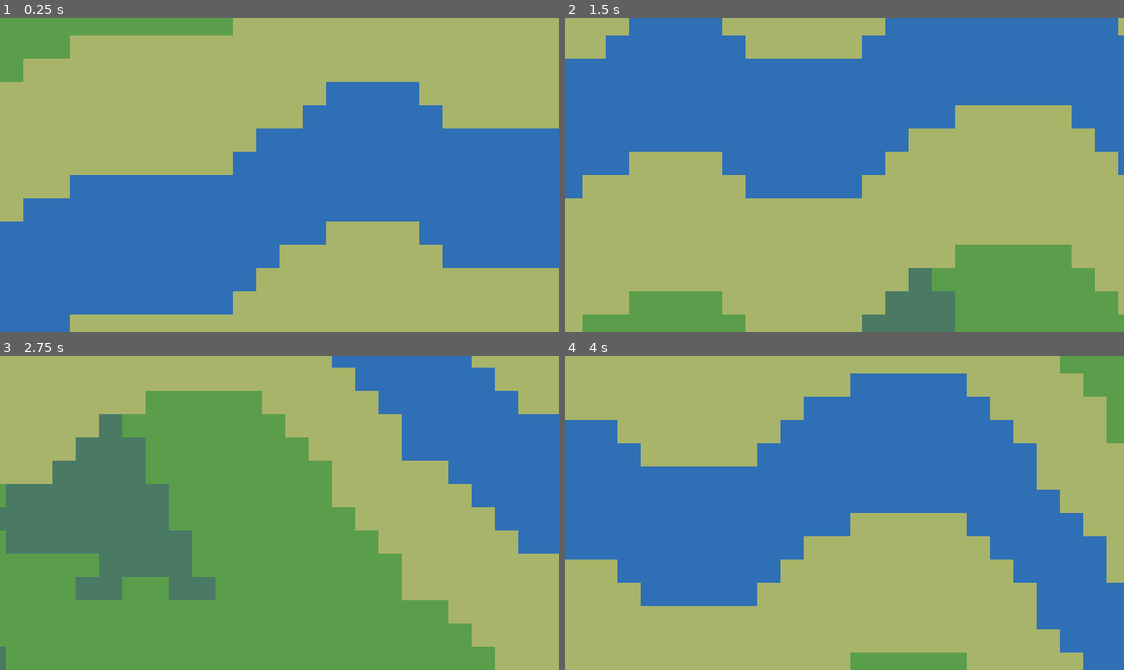
Above: before the commit, frames 1-4 (two rows, left to right).
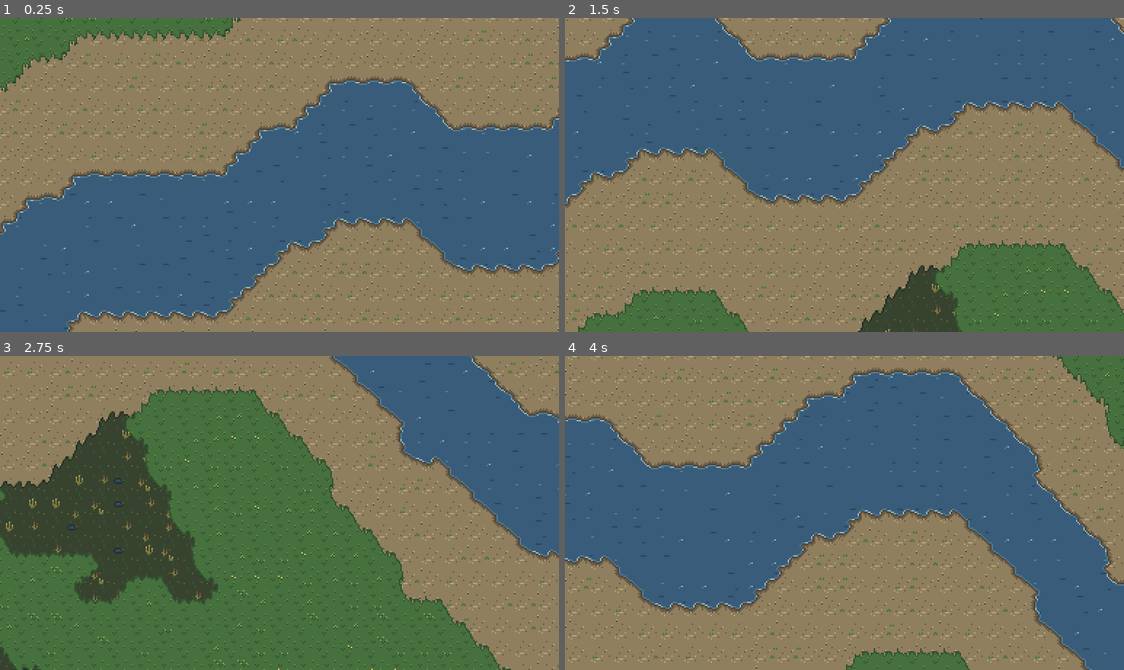
Above: after the commit, the same moments.

Repository: gentoomaniac/sandbox-game
Game: Godot game, scene res://game/scenes/main.tscn
The game is run twice, just before and just after one commit, with the same random seed, the same clock (stepped at 60 frames per second) and the same inputs.
Inputs:
- Up to frame 1 (0.25 s): no input
- Up to frame 2 (1.5 s): tap Enter at 0.5 s; hold Right (ui_right) 0.53-1.28 s; hold Down (ui_down) from 1.28 s (still down)
- Up to frame 3 (2.75 s): release Down (ui_down) at 2.03 s; hold Right (ui_right) from 2.03 s (still down)
- Up to frame 4 (4 s): release Right (ui_right) at 2.78 s; hold Up (ui_up) 2.78-3.53 s; hold Left (ui_left) from 3.53 s (still down)

The runs differ from the first frame. In frame 1, 99% of the frame differs, in the area x 0-100%, y 0-100%; in frame 2, 99%; in frame 3, 99%; in frame 4, 99%.

Commit message:
Art pass 1: palette, generated terrain tiles and dual-grid rendering
Task 5. Terrain gets real 16x16 pixel art with soft transitions instead of
flat placeholder colours.

- tools/art/generate.py (make assets, Pillow pinned in make setup): one
  32-colour palette, one function per terrain (water, floodplain, wetland,
  grass, soil), a shared edge-mask helper for the 15 dual-grid edge shapes,
  and several full-tile variants per terrain. Output is deterministic and
  committed; every PNG under assets/ is checked against the palette.
- TerrainTileset replaces PlaceholderTileset: builds the TileSet from
  assets/terrain.png and holds the dual-grid rules (corner mask, fallback for
  corners in unloaded chunks, atlas cell per layer/mask/variant).
- WorldView draws one half-tile-offset TileMapLayer per terrain layer. Only
  the corners' own layers are drawn, so no in-between terrain peeks out from
  under an edge. Loading a chunk redraws its neighbours' border cells, which
  used a fallback while it was missing.
- Loading a chunk now takes ~4.5 ms, so the per-frame cap drops to 1.
- make screenshot (--at/--screenshot debug flags) saves a frame and quits.

Co-Authored-By: Claude Opus 5.5 <noreply@anthropic.com>

Diff:
--- a/game/scenes/main.gd
+++ b/game/scenes/main.gd
@@ -1,8 +1,14 @@
 extends Node2D
 ## Debug scene: a world with a camera moved by the arrow keys. The player replaces it.
+##
+## Debug flags (after `--` on the Godot command line, see `make screenshot`):
+## `--at=<x>,<y>` starts the camera at that world tile; `--screenshot=<path>` saves one
+## frame as PNG once streaming has settled, then quits.
 
 const WORLD_SEED := 1
 const CAMERA_SPEED := 240.0  # pixels per second
+
+var _screenshot_path := ""
 
 @onready var _view: WorldView = $WorldView
 @onready var _camera: Camera2D = $Camera2D
@@ -10,9 +16,25 @@
 
 func _ready() -> void:
 	_view.show_world(World.new(WORLD_SEED))
+	for arg in OS.get_cmdline_user_args():
+		if arg.begins_with("--at="):
+			var tile := arg.trim_prefix("--at=").split_floats(",")
+			_camera.position = Vector2(tile[0], tile[1]) * TerrainTileset.TILE_SIZE
+		elif arg.begins_with("--screenshot="):
+			_screenshot_path = arg.trim_prefix("--screenshot=")
 
 
 func _process(delta: float) -> void:
 	var direction := Input.get_vector("ui_left", "ui_right", "ui_up", "ui_down")
 	_camera.position += direction * CAMERA_SPEED * delta
-	_view.set_focus(Vector2i((_camera.position / PlaceholderTileset.TILE_SIZE).floor()))
+	_view.set_focus(Vector2i((_camera.position / TerrainTileset.TILE_SIZE).floor()))
+	if _screenshot_path != "" and _view.is_settled:
+		_save_screenshot_and_quit()
+
+
+func _save_screenshot_and_quit() -> void:
+	# Draws now instead of waiting for the next frame, which never comes while the window
+	# can't be shown (e.g. a locked screen).
+	RenderingServer.force_draw(false)
+	get_viewport().get_texture().get_image().save_png(_screenshot_path)
+	get_tree().quit()
--- a/game/scenes/placeholder_tileset.gd
+++ /dev/null
@@ -1,38 +0,0 @@
-class_name PlaceholderTileset
-extends RefCounted
-## Flat-colour stand-in for the real tileset. The atlas has one tile per terrain in a
-## single row, in Tile.Terrain order. Real art replaces build() and keeps atlas_cell();
-## a normal-map texture can later be added as a second layer of the same atlas source.
-
-const TILE_SIZE := 16
-const SOURCE_ID := 0
-## Indexed by Tile.Terrain.
-const COLORS: Array[Color] = [
-	Color("5a9e4b"),  # grass
-	Color("7a5230"),  # soil
-	Color("2f6fb5"),  # water
-	Color("4a7a64"),  # wetland
-	Color("a8b46a"),  # floodplain
-]
-
-
-## Where a terrain's tile sits in the atlas.
-static func atlas_cell(terrain: Tile.Terrain) -> Vector2i:
-	return Vector2i(terrain, 0)
-
-
-static func build() -> TileSet:
-	var image := Image.create_empty(TILE_SIZE * COLORS.size(), TILE_SIZE, false, Image.FORMAT_RGBA8)
-	for terrain in COLORS.size():
-		image.fill_rect(Rect2i(terrain * TILE_SIZE, 0, TILE_SIZE, TILE_SIZE), COLORS[terrain])
-
-	var source := TileSetAtlasSource.new()
-	source.texture = ImageTexture.create_from_image(image)
-	source.texture_region_size = Vector2i(TILE_SIZE, TILE_SIZE)
-	for terrain in COLORS.size():
-		source.create_tile(atlas_cell(terrain as Tile.Terrain))
-
-	var tile_set := TileSet.new()
-	tile_set.tile_size = Vector2i(TILE_SIZE, TILE_SIZE)
-	tile_set.add_source(source, SOURCE_ID)
-	return tile_set
--- /dev/null
+++ b/game/scenes/terrain_tileset.gd
@@ -0,0 +1,101 @@
+class_name TerrainTileset
+extends RefCounted
+## The terrain atlas made by tools/art/generate.py, as a TileSet, plus the dual-grid rules
+## that pick a tile from it.
+##
+## Dual grid: each terrain layer is offset by half a tile, so the 4 corners of a layer cell
+## sit on the centres of 4 world tiles. Terrains are stacked by priority, and a layer draws
+## the shape given by its mask: which of the 4 corner tiles are on that layer or above.
+##
+## Atlas layout: one row per layer, bottom to top. Columns 0..14 hold the edge shapes for
+## masks 0..14 (0 is empty), columns from FULL on hold the full-tile variants.
+
+## Draw order and atlas row, bottom to top.
+enum Layer { WATER, FLOODPLAIN, WETLAND, GRASS, SOIL }
+
+const TILE_SIZE := 16
+const SOURCE_ID := 0
+const ATLAS_PATH := "res://assets/terrain.png"
+
+## Corner bits of a mask, as in the generator.
+const TOP_LEFT := 1
+const TOP_RIGHT := 2
+const BOTTOM_LEFT := 4
+const BOTTOM_RIGHT := 8
+const FULL := 15
+
+## A corner whose tile is not loaded.
+const MISSING := -1
+
+const LAYER_COUNT := 5
+## Layer per terrain, indexed by Tile.Terrain.
+const LAYER_OF_TERRAIN: Array[Layer] = [
+	Layer.GRASS, Layer.SOIL, Layer.WATER, Layer.WETLAND, Layer.FLOODPLAIN
+]
+
+var tile_set := TileSet.new()
+var _full_variant_counts: Array[int] = []
+
+
+## Builds a tile for every non-empty atlas cell, so the generator alone decides how many
+## full variants each layer has.
+func _init() -> void:
+	var texture: Texture2D = load(ATLAS_PATH)
+	var image := texture.get_image()
+	var source := TileSetAtlasSource.new()
+	source.texture = texture
+	source.texture_region_size = Vector2i(TILE_SIZE, TILE_SIZE)
+	var columns := image.get_width() / TILE_SIZE
+	for layer in LAYER_COUNT:
+		var full_variants := 0
+		for column in columns:
+			var region := Rect2i(column * TILE_SIZE, layer * TILE_SIZE, TILE_SIZE, TILE_SIZE)
+			if image.get_region(region).is_invisible():
+				continue
+			source.create_tile(Vector2i(column, layer))
+			if column >= FULL:
+				full_variants += 1
+		assert(full_variants > 0, "Atlas row %d has no full tile" % layer)
+		_full_variant_counts.append(full_variants)
+	tile_set.tile_size = Vector2i(TILE_SIZE, TILE_SIZE)
+	tile_set.add_source(source, SOURCE_ID)
+
+
+## Which corners are on `layer` or above. `corners` holds the layers of the top-left,
+## top-right, bottom-left and bottom-right tile.
+static func mask_for(corners: PackedInt32Array, layer: int) -> int:
+	var mask := 0
+	if corners[0] >= layer:
+		mask |= TOP_LEFT
+	if corners[1] >= layer:
+		mask |= TOP_RIGHT
+	if corners[2] >= layer:
+		mask |= BOTTOM_LEFT
+	if corners[3] >= layer:
+		mask |= BOTTOM_RIGHT
+	return mask
+
+
+## Replaces MISSING corners with a loaded neighbour in the same cell: the one beside it,
+## else the one above or below, else the diagonal one. That makes the terrain simply run on
+## into a chunk that is not loaded yet, until it loads and the cell is redrawn.
+static func fill_missing_corners(corners: PackedInt32Array) -> void:
+	if not corners.has(MISSING):
+		return
+	var loaded := corners.duplicate()
+	for corner in 4:
+		if loaded[corner] != MISSING:
+			continue
+		# Corner index bit 0 is the column and bit 1 the row, so XOR finds neighbours.
+		for partner: int in [corner ^ 1, corner ^ 2, corner ^ 3]:
+			if loaded[partner] != MISSING:
+				corners[corner] = loaded[partner]
+				break
+
+
+## The one place a (layer, mask) becomes a look. Full tiles pick a variant from the cell's
+## position, so the choice is stable but does not repeat visibly.
+func atlas_cell(layer: int, mask: int, cell: Vector2i) -> Vector2i:
+	if mask != FULL:
+		return Vector2i(mask, layer)
+	return Vector2i(FULL + hash(cell) % _full_variant_counts[layer], layer)
--- a/game/scenes/world_view.gd
+++ b/game/scenes/world_view.gd
@@ -1,25 +1,44 @@
 class_name WorldView
 extends Node2D
-## Renders a World with one TileMapLayer and streams chunks in and out around a focus.
+## Renders a World and streams chunks in and out around a focus.
 ##
-## One layer for the whole world (not one per chunk): tiles use world coordinates, and
-## loading or unloading a chunk is just filling or erasing its 32x32 cells, with no nodes
-## to create or free.
+## One TileMapLayer per terrain layer for the whole world (not per chunk), drawn as a dual
+## grid (see TerrainTileset): cell (x, y) of every layer is shifted half a tile up and left,
+## so its corners sit on world tiles (x - 1, y - 1) to (x, y). A chunk owns the cells whose
+## bottom-right tile is its own, so loading or unloading it fills or erases those cells,
+## with no nodes to create or free.
 
 const LOAD_RADIUS := 3
 const UNLOAD_RADIUS := 5
-## Generating a chunk takes ~2 ms and drawing it ~1 ms; this keeps a frame well under 16 ms.
-const MAX_LOADS_PER_FRAME := 2
+## Loading a chunk (generating it and drawing its dual-grid layers) takes ~4.5 ms, at
+## worst ~6.5 ms. One per frame keeps a frame well under 16 ms and still streams far
+## faster than the camera moves.
+const MAX_LOADS_PER_FRAME := 1
+
+## The 4 corner tiles of a cell, in mask order: top-left, top-right, bottom-left,
+## bottom-right.
+const CORNER_OFFSETS: Array[Vector2i] = [
+	Vector2i(-1, -1), Vector2i(0, -1), Vector2i(-1, 0), Vector2i(0, 0)
+]
 
 var world: World
+## True once every chunk around the focus is loaded.
+var is_settled := false
 var _generator: WorldGenerator
-var _layer := TileMapLayer.new()
 var _focus_chunk := Vector2i.ZERO
+var _tileset := TerrainTileset.new()
+## Indexed by TerrainTileset.Layer.
+var _layers: Array[TileMapLayer] = []
 
 
 func _ready() -> void:
-	_layer.tile_set = PlaceholderTileset.build()
-	add_child(_layer)
+	for layer in TerrainTileset.LAYER_COUNT:
+		var tile_map := TileMapLayer.new()
+		tile_map.name = TerrainTileset.Layer.keys()[layer].capitalize()
+		tile_map.tile_set = _tileset.tile_set
+		tile_map.position = -Vector2(TerrainTileset.TILE_SIZE, TerrainTileset.TILE_SIZE) / 2
+		add_child(tile_map)
+		_layers.append(tile_map)
 
 
 func show_world(world_to_show: World) -> void:
@@ -43,31 +62,93 @@
 	var to_load: Array = plan["load"]
 	for coords: Vector2i in to_load.slice(0, MAX_LOADS_PER_FRAME):
 		_load_chunk(coords)
+	is_settled = to_load.is_empty()
 
 
 ## Redraws one tile after its state changed. Call it after any Chunk setter.
 func redraw_tile(world_pos: Vector2i) -> void:
-	var chunk := world.chunk_at(Chunk.world_to_chunk(world_pos))
-	if chunk != null:
-		_draw_tile(chunk, Chunk.local_pos(world_pos))
+	# The tile is a corner of the 4 cells around it.
+	for offset: Vector2i in CORNER_OFFSETS:
+		_redraw_cell(world_pos - offset)
 
 
 func _load_chunk(coords: Vector2i) -> void:
 	var chunk := _generator.generate_chunk(coords)
 	world.add_chunk(chunk)
+	var origin := Chunk.to_world(coords, Vector2i.ZERO)
+	# The corners of the chunk's cells: its own tiles plus the row above and the column to
+	# the left. Reading them once, mostly straight from the chunk, is several times faster
+	# than looking up 4 corners per cell through the world.
+	var size := Chunk.CHUNK_SIZE + 1
+	var corner_layers := PackedInt32Array()
+	corner_layers.resize(size * size)
+	for y in size:
+		for x in size:
+			var local := Vector2i(x - 1, y - 1)
+			if x == 0 or y == 0:
+				corner_layers[y * size + x] = _layer_at(origin + local)
+			else:
+				corner_layers[y * size + x] = TerrainTileset.LAYER_OF_TERRAIN[chunk.terrain_at(
+					local
+				)]
 	for y in Chunk.CHUNK_SIZE:
 		for x in Chunk.CHUNK_SIZE:
-			_draw_tile(chunk, Vector2i(x, y))
+			var top_left := y * size + x
+			var corners := PackedInt32Array(
+				[
+					corner_layers[top_left],
+					corner_layers[top_left + 1],
+					corner_layers[top_left + size],
+					corner_layers[top_left + size + 1]
+				]
+			)
+			_draw_cell_corners(origin + Vector2i(x, y), corners)
+	# The right and bottom neighbours' border cells drew this chunk's tiles with a fallback
+	# while it was missing. Now they can blend properly.
+	for i in Chunk.CHUNK_SIZE + 1:
+		_redraw_cell(origin + Vector2i(Chunk.CHUNK_SIZE, i))
+	for i in Chunk.CHUNK_SIZE:
+		_redraw_cell(origin + Vector2i(i, Chunk.CHUNK_SIZE))
 
 
 func _unload_chunk(coords: Vector2i) -> void:
+	var origin := Chunk.to_world(coords, Vector2i.ZERO)
 	for y in Chunk.CHUNK_SIZE:
 		for x in Chunk.CHUNK_SIZE:
-			_layer.erase_cell(Chunk.to_world(coords, Vector2i(x, y)))
+			for tile_map in _layers:
+				tile_map.erase_cell(origin + Vector2i(x, y))
 	world.remove_chunk(coords)
 
 
-## The one place a tile's state becomes a look.
-func _draw_tile(chunk: Chunk, local: Vector2i) -> void:
-	var atlas_cell := PlaceholderTileset.atlas_cell(chunk.terrain_at(local))
-	_layer.set_cell(Chunk.to_world(chunk.coords, local), PlaceholderTileset.SOURCE_ID, atlas_cell)
+## Redraws a cell if the chunk that owns it is loaded.
+func _redraw_cell(cell: Vector2i) -> void:
+	if not world.is_chunk_loaded(Chunk.world_to_chunk(cell)):
+		return
+	var corners := PackedInt32Array()
+	for offset: Vector2i in CORNER_OFFSETS:
+		corners.append(_layer_at(cell + offset))
+	_draw_cell_corners(cell, corners)
+
+
+## The one place tile state becomes a look: the layers of a cell's 4 corner tiles (in
+## CORNER_OFFSETS order, MISSING where not loaded) decide which layers it draws and with
+## which shapes.
+func _draw_cell_corners(cell: Vector2i, corners: PackedInt32Array) -> void:
+	TerrainTileset.fill_missing_corners(corners)
+	# Only the corners' own layers are drawn. The lowest one is full and hides everything
+	# below it, and a layer between two corner terrains would peek out from under the
+	# upper one's edge.
+	for layer in TerrainTileset.LAYER_COUNT:
+		if not corners.has(layer):
+			_layers[layer].erase_cell(cell)
+		else:
+			var mask := TerrainTileset.mask_for(corners, layer)
+			var atlas_cell := _tileset.atlas_cell(layer, mask, cell)
+			_layers[layer].set_cell(cell, TerrainTileset.SOURCE_ID, atlas_cell)
+
+
+func _layer_at(world_pos: Vector2i) -> int:
+	var chunk := world.chunk_at(Chunk.world_to_chunk(world_pos))
+	if chunk == null:
+		return TerrainTileset.MISSING
+	return TerrainTileset.LAYER_OF_TERRAIN[chunk.terrain_at(Chunk.local_pos(world_pos))]
--- /dev/null
+++ b/tests/test_terrain_tileset.gd
@@ -0,0 +1,85 @@
+extends GutTest
+
+const MISSING := TerrainTileset.MISSING
+const WATER := TerrainTileset.Layer.WATER
+const FLOODPLAIN := TerrainTileset.Layer.FLOODPLAIN
+const WETLAND := TerrainTileset.Layer.WETLAND
+const GRASS := TerrainTileset.Layer.GRASS
+const SOIL := TerrainTileset.Layer.SOIL
+
+var _tileset: TerrainTileset
+
+
+func before_all() -> void:
+	_tileset = TerrainTileset.new()
+
+
+func test_mask_counts_corners_on_the_layer_or_above() -> void:
+	var corners := PackedInt32Array([GRASS, SOIL, WATER, WETLAND])
+	assert_eq(TerrainTileset.mask_for(corners, WATER), TerrainTileset.FULL)
+	assert_eq(
+		TerrainTileset.mask_for(corners, WETLAND),
+		TerrainTileset.TOP_LEFT | TerrainTileset.TOP_RIGHT | TerrainTileset.BOTTOM_RIGHT
+	)
+	assert_eq(
+		TerrainTileset.mask_for(corners, GRASS), TerrainTileset.TOP_LEFT | TerrainTileset.TOP_RIGHT
+	)
+	assert_eq(TerrainTileset.mask_for(corners, SOIL), TerrainTileset.TOP_RIGHT)
+
+
+func test_layer_order_follows_terrain_priority() -> void:
+	var order: Array = [
+		Tile.Terrain.WATER,
+		Tile.Terrain.FLOODPLAIN,
+		Tile.Terrain.WETLAND,
+		Tile.Terrain.GRASS,
+		Tile.Terrain.SOIL,
+	]
+	for priority in order.size():
+		assert_eq(TerrainTileset.LAYER_OF_TERRAIN[order[priority]], priority)
+
+
+func test_missing_corner_takes_the_one_beside_it() -> void:
+	var corners := PackedInt32Array([MISSING, GRASS, MISSING, WATER])
+	TerrainTileset.fill_missing_corners(corners)
+	assert_eq(corners, PackedInt32Array([GRASS, GRASS, WATER, WATER]))
+
+
+func test_missing_corners_fall_back_to_above_below_then_diagonal() -> void:
+	var corners := PackedInt32Array([MISSING, MISSING, SOIL, WATER])
+	TerrainTileset.fill_missing_corners(corners)
+	assert_eq(corners, PackedInt32Array([SOIL, WATER, SOIL, WATER]))
+
+	corners = PackedInt32Array([MISSING, MISSING, MISSING, WETLAND])
+	TerrainTileset.fill_missing_corners(corners)
+	assert_eq(corners, PackedInt32Array([WETLAND, WETLAND, WETLAND, WETLAND]))
+
+
+func test_edge_shapes_sit_in_their_mask_column() -> void:
+	for mask in range(1, TerrainTileset.FULL):
+		assert_eq(_tileset.atlas_cell(GRASS, mask, Vector2i(3, 4)), Vector2i(mask, GRASS))
+
+
+func test_every_atlas_cell_in_use_has_a_tile() -> void:
+	var source: TileSetAtlasSource = _tileset.tile_set.get_source(TerrainTileset.SOURCE_ID)
+	for layer in TerrainTileset.LAYER_COUNT:
+		for y in 8:
+			for x in 8:
+				var cell := _tileset.atlas_cell(layer, TerrainTileset.FULL, Vector2i(x, y))
+				assert_true(source.has_tile(cell), "full tile %s" % cell)
+	# Water is always the lowest layer of a cell, so it only ever draws full tiles.
+	for layer in range(FLOODPLAIN, TerrainTileset.LAYER_COUNT):
+		for mask in range(1, TerrainTileset.FULL):
+			var cell := _tileset.atlas_cell(layer, mask, Vector2i.ZERO)
+			assert_true(source.has_tile(cell), "edge tile %s" % cell)
+
+
+func test_full_variant_is_stable_and_varies_by_position() -> void:
+	var seen := {}
+	for y in range(-8, 8):
+		for x in range(-8, 8):
+			var cell := _tileset.atlas_cell(GRASS, TerrainTileset.FULL, Vector2i(x, y))
+			assert_eq(_tileset.atlas_cell(GRASS, TerrainTileset.FULL, Vector2i(x, y)), cell)
+			assert_true(cell.x >= TerrainTileset.FULL)
+			seen[cell] = true
+	assert_gt(seen.size(), 3, "grass uses several full variants")
Binary file added: assets/palette.png
Not shown, added: assets/palette.png.import
Binary file added: assets/terrain.png
Not shown, added: assets/terrain.png.import
Not shown, removed: game/scenes/placeholder_tileset.gd.uid
Not shown, added: game/scenes/terrain_tileset.gd.uid
Not shown, added: tests/test_terrain_tileset.gd.uid
Not shown, changed: TASKS.md
Not shown, added: assets/palette.gpl
